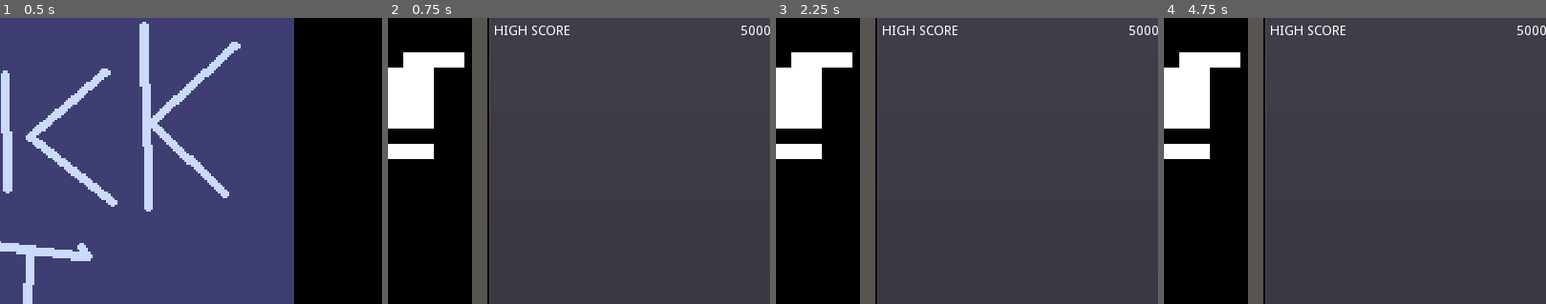
Above: before the commit, frames 1-4 (left to right).
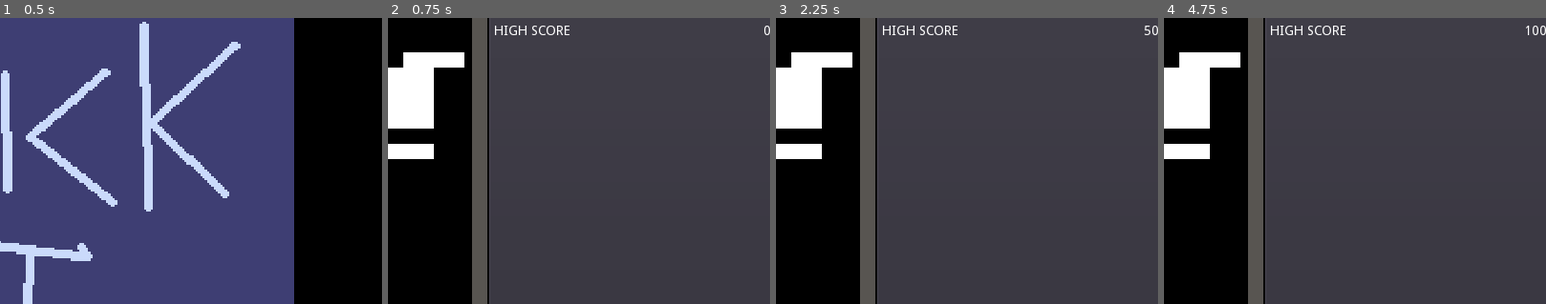
Above: after the commit, the same moments.

Repository: YeOldeDM/brickit
Game: Godot game, scene res://Title/Title.tscn
Two runs of this game, one before a commit and one after it. Both use one fixed random seed, a clock stepped at 60 frames per second and the inputs below.
Inputs (mouse positions are % of the whole screen's width and height, from its top left):
- Up to frame 1 (0.5 s): no input
- Up to frame 2 (0.75 s): click (50, 50) at 0.5 s
- Up to frame 3 (2.25 s): tap Enter at 1.25 s; hold Right (ui_right) 1.28-2.03 s; tap Space (space_bar) at 1.35, 2.1 s; hold Left (ui_left) from 2.03 s (still down)
- Up to frame 4 (4.75 s): release Left (ui_left) at 2.78 s; hold Right (ui_right) 2.78-4.28 s; tap Space (space_bar) at 2.85, 3.6, 4.25, 4.35 s; hold Left (ui_left) from 4.28 s (still down)
The pictures show only the part of the screen within x 49-99%, y 6-56%; the shares and areas given below are measured in that part.

Frame 1 is identical in both runs. In frame 2, 0.1% of the frame differs, in the area x 92-98%, y 2-6%; in frame 3, 0.1%; in frame 4, less than 0.1%.

Commit message:
highscore is now saved and loaded upon relaunch

Diff:
--- a/PROJECT/Global/GLOBAL.gd
+++ b/PROJECT/Global/GLOBAL.gd
@@ -1,16 +1,30 @@
 extends Node
 
 const BRICK_VALUE = 50
-
-
-
+const FILE_PATH = "user://highscore.data"
 
 signal score_changed(to)
 signal high_score_changed(to)
 
 var score = 0 setget _set_score
+var high_score = 0 setget _set_high_score
 
-var high_score = 5000 setget _set_high_score
+func _ready():
+	load_highscore()
+
+func load_highscore():
+	var file = File.new()
+	if !file.file_exists(FILE_PATH):
+		return
+	file.open(FILE_PATH, file.READ)
+	high_score = file.get_var()
+	file.close()
+
+func save_highscore():
+	var file = File.new()
+	file.open(FILE_PATH, file.WRITE)
+	file.store_var(high_score)
+	file.close()
 
 func _set_score( to ):
 	score = to
@@ -23,3 +37,4 @@
 func _set_high_score(to):
 	high_score = to
 	emit_signal("high_score_changed", to)
+	save_highscore()
--- a/PROJECT/Title/Title.gd
+++ b/PROJECT/Title/Title.gd
@@ -1,7 +1,4 @@
 extends Control
-
-
-
 
 func _on_TextureButton_pressed():
 	get_tree().change_scene( "res://Game/Game.tscn" )
